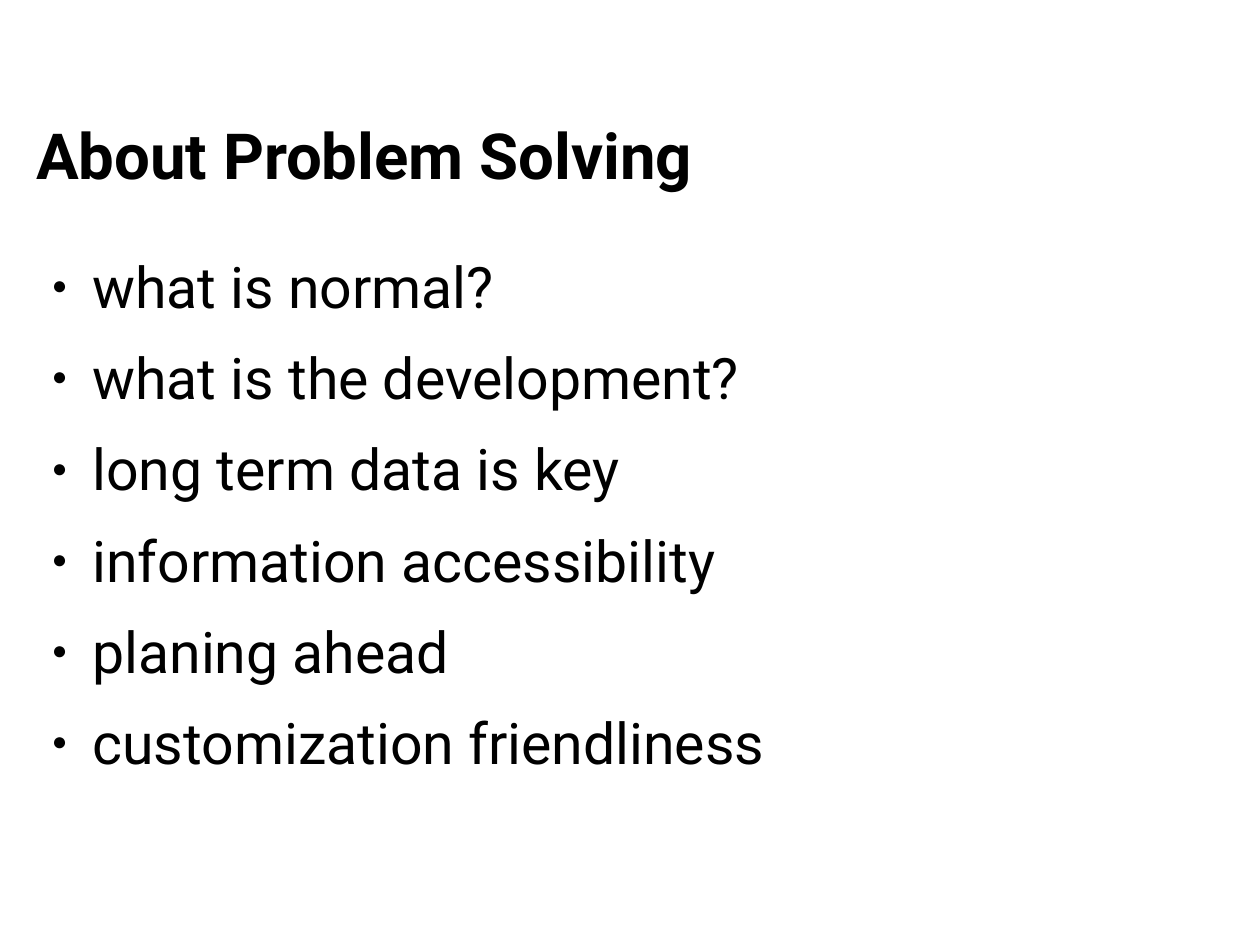
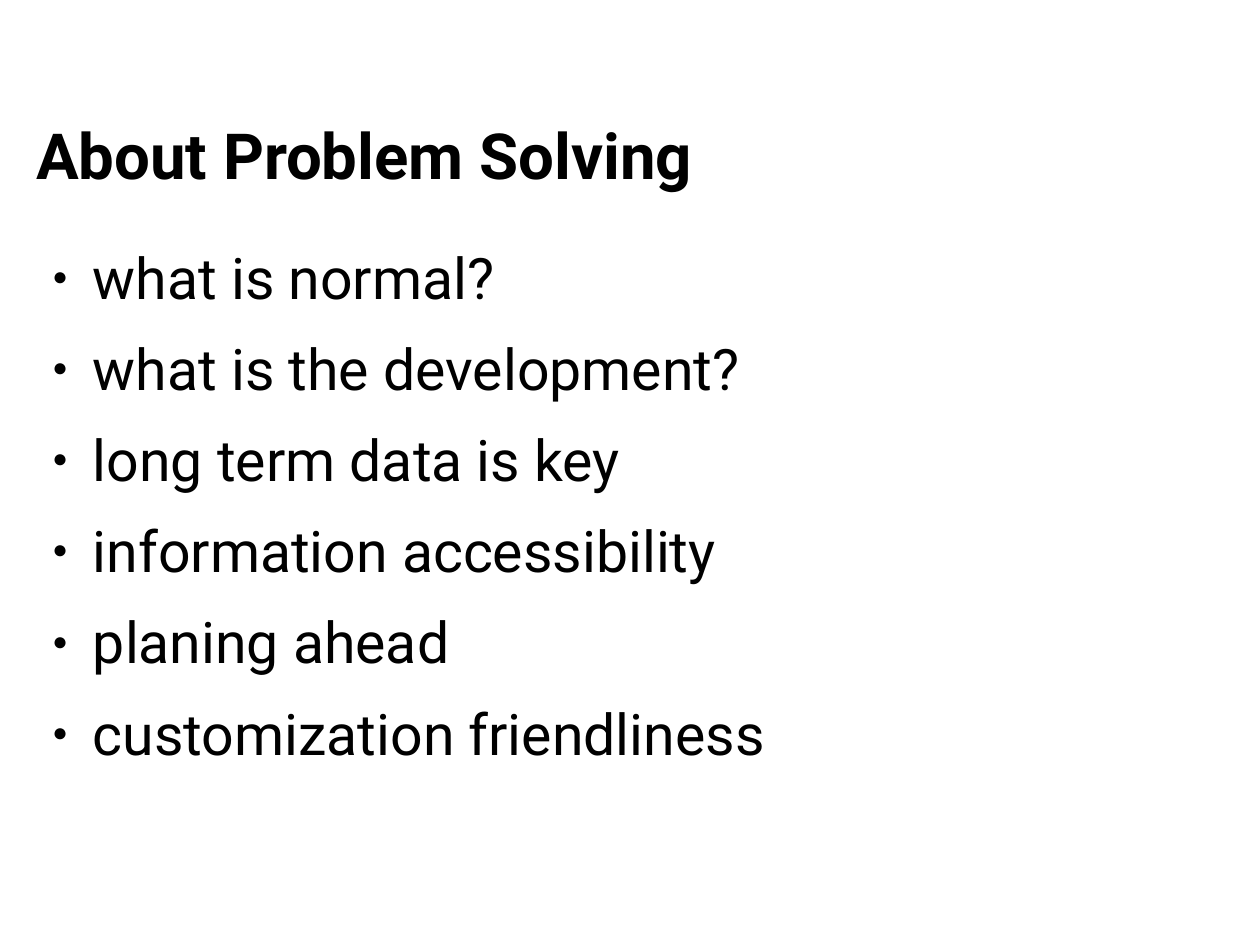
Before and after one commit to Distrotech/rrdtool, a slide deck: slide 4 of tutorial/lisa2011/rrd-intro.odp. Drawn at 1260x946 pixels with LibreOffice and Linux fonts; fonts in the diff are those of the drawing. Boxes give left, top, right and bottom in pixels: in the first picture for what was removed or moved away, otherwise in the second. Text is boxed around its words. In the diff, an @@ line names an element or a change of style, - is before the commit and + after.

```diff
--- a/tutorial/lisa2011/rrd-intro.odp
+++ b/tutorial/lisa2011/rrd-intro.odp
@@ text "what is normal?" moved from (x1=92, y1=265, x2=764, y2=765) to (x1=93, y1=256, x2=765, y2=756) @@
```
Also in this commit, not shown: 2 other slides changed.
